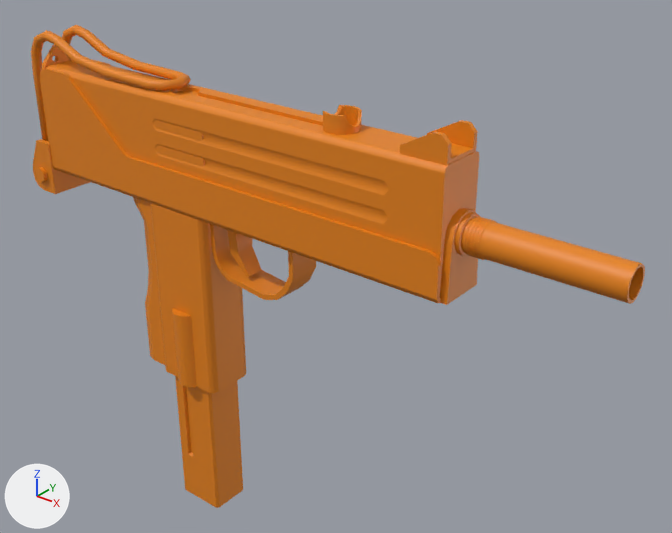
A saved change to the glTF model base/weapons/road/model.glb.
The view is the same before and after, from a 50 mm lens placed at (42.4, -24.6, 20.7), pointed at (20.9, 2.3, 4.0). The axes (+X, +Y, +Z) are drawn at lower left. The lights are the same throughout. Where no turn or scale is listed for an object, it has been applied to the vertices. Vertices at the same position are counted once.

Script lines for the objects in view, before the commit:
```python
mat_weapons_road = principled_material('weapons/road')
mat_weapons_road.base_color = (0.8, 0.228, 0.0054)  # orange #e78311
me_cylinder_007 = bpy.data.meshes.new('Cylinder.007')
me_cylinder_007.from_pydata(...)  # 1149 vertices, 2142 faces; spans x 5.6..34.0, y -1.5..1.5, z -9.0..12.3
me_cylinder_007.materials.append(mat_weapons_road)  # orange #e78311
ob_lil_uzi_road = bpy.data.objects.new('lil uzi road', me_cylinder_007)
ob_lil_uzi_road.location = (0.0, 0.0, 0.0)
```
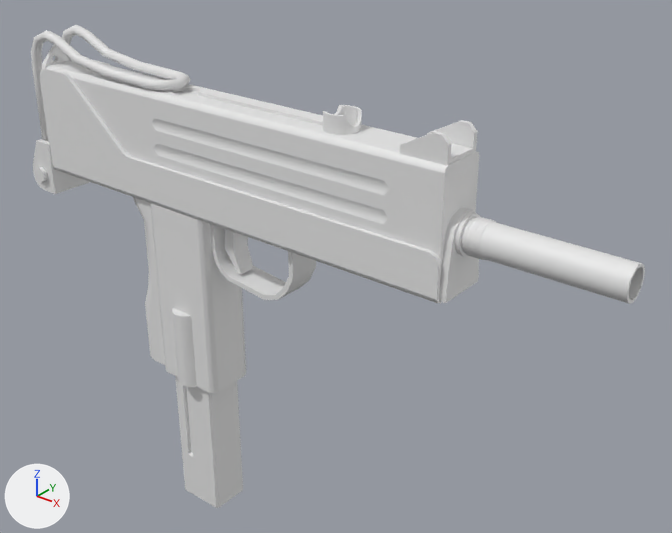
Where the change shows, as pixel boxes (x1, y1, x2, y2) in the pictures (672 x 533 px):
'lil uzi road', recoloured, reshaped (orange to white, 24% shorter): before (31, 25, 645, 508); after (31, 25, 645, 393)
'Cube.002', now drawn: after (175, 376, 243, 508)
'Cylinder.001', now drawn: after (323, 105, 362, 135)
'Cube.006', added: after (225, 229, 254, 274)
part 1 of me_cylinder_007, deleted (orange): before (323, 105, 362, 135)
part 2 of me_cylinder_007, deleted: before (175, 376, 243, 508)
part 3 of me_cylinder_007, deleted: before (228, 230, 262, 276)
part 4 of me_cylinder_007, deleted (orange): before (154, 120, 205, 167)
part 5 of me_cylinder_007, built on: before (439, 240, 478, 305); after (439, 240, 479, 303)

The change, as a list of edits to the scene's bpy script:
```text
Change mat_weapons_road:
    mat_weapons_road.base_color: (0.8, 0.228, 0.0054) -> (0.8, 0.8, 0.8)  # orange #e78311 -> white #e7e7e7
Change me_cylinder_007:
    used by ob_lil_uzi_road; location = (0.0, 0.0, 0.0)
    remove me_cylinder_007.from_pydata(...)  # 1149 vertices, 2142 faces; spans x 5.6..34.0, y -1.5..1.5, z -9.0..12.3
    add me_cylinder_007.from_pydata(...)  # 993 vertices, 1888 faces; spans x 5.6..34.0, y -1.5..1.5, z -2.2..12.3
    me_cylinder_007 part 1: the loose piece of 104 vertices spanning x 22.3..23.7, y -0.7..0.7, z 10.6..11.5 is deleted
    me_cylinder_007 part 2: the loose piece of 32 vertices spanning x 13.9..16.3, y -0.9..0.9, z -9.0..-1.9 is deleted
    me_cylinder_007 part 3: the loose piece of 16 vertices spanning x 17.5..18.5, y -0.5..0.5, z 3.8..6.1 is deleted
    me_cylinder_007 part 4: the loose piece of 8 vertices spanning x 14.0..16.9, y -1.0..1.0, z 8.2..9.8 is deleted
    me_cylinder_007 part 5
    4 vertices are removed from x 27.8..28.2, y -1.0..1.0, z 6.0
    8 faces are deleted
    8 vertices are added at x 27.8..28.2, y -1.0..1.0, z 6.1..6.4
    16 new faces join them
Add me_cube:
    me_cube.from_pydata([(18.23, -0.48, 2.39), (18.51, -0.49, 2.91), (18.23, 0.48, 2.39), (18.51, 0.49, 2.91), (18.66, -0.47, 2.25), (19.11, -0.49, 2.81), (18.66, 0.47, 2.25), (19.11, 0.49, 2.81), (18.09, -0.43, 1.45), (18.09, 0.43, 1.45), (18.55, -0.42, 1.45), (18.55, 0.42, 1.45), (18.71, -0.38, 0.49), (18.71, 0.38, 0.49), (18.9, -0.38, 0.5), (18.9, 0.38, 0.5)], [], [(0, 1, 3), (0, 3, 2), (2, 3, 7), (2, 7, 6), (6, 7, 5), (6, 5, 4), (4, 5, 1), (4, 1, 0), (2, 6, 11), (2, 11, 9), (10, 8, 12), (10, 12, 14), (0, 2, 9), (0, 9, 8), (6, 4, 10), (6, 10, 11), (4, 0, 8), (4, 8, 10), (13, 15, 14), (13, 14, 12), (9, 11, 15), (9, 15, 13), (11, 10, 14), (11, 14, 15), (8, 9, 13), (8, 13, 12)])
    me_cube.materials.append(mat_weapons_road)  # white #e7e7e7
Add ob_cube_006:
    ob_cube_006 = bpy.data.objects.new('Cube.006', me_cube)
    ob_cube_006.location = (-0.84, 0.0, 3.28)
```
